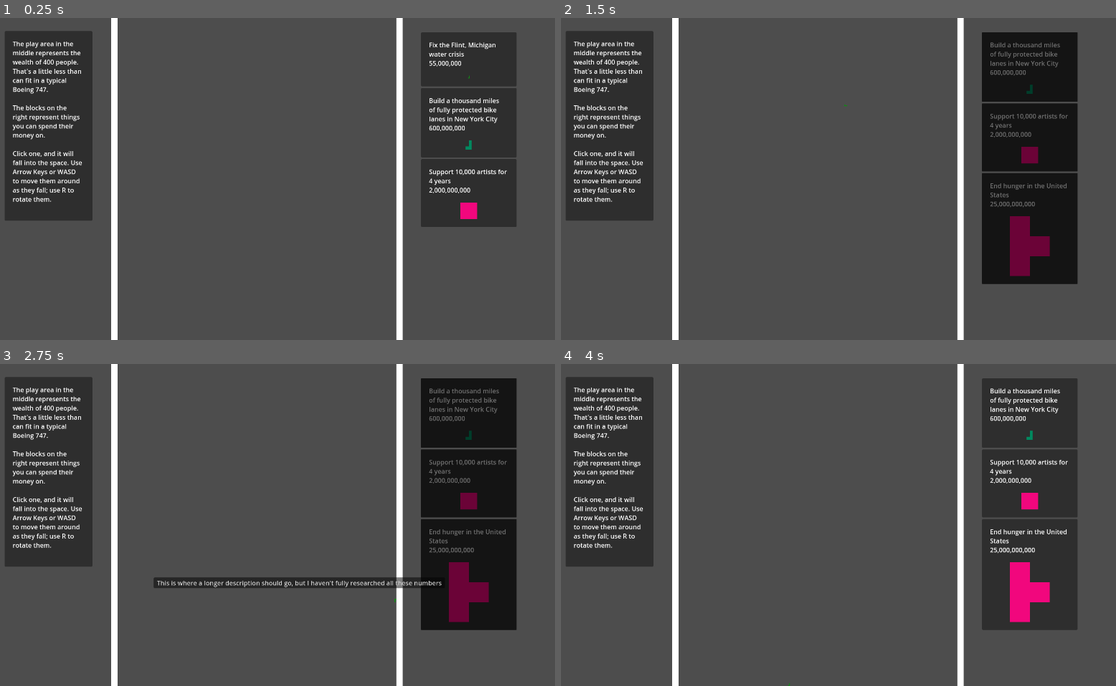
Above: before the commit, frames 1-4 (two rows, left to right).
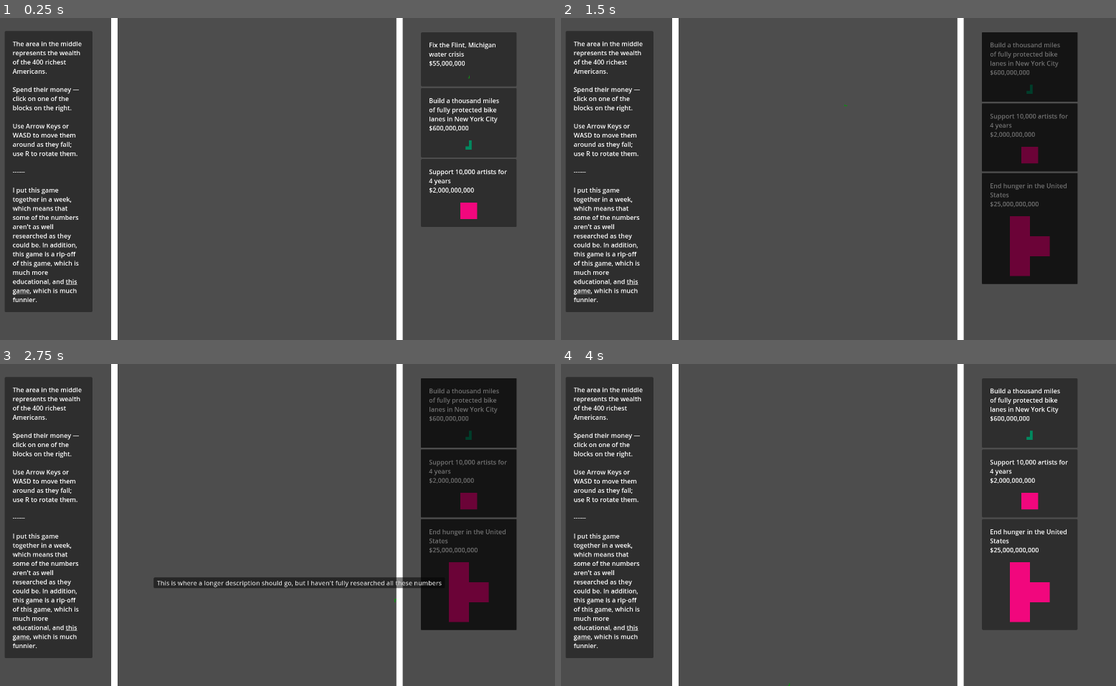
Above: after the commit, the same moments.

Repository: kksgandhi/other-peoples-money
Game: Godot game, scene res://scenes/game.tscn
The game is run twice, just before and just after one commit, with the same random seed, the same clock (stepped at 60 frames per second) and the same inputs.
Inputs (mouse positions are in pixels of both pictures, inside the frame that each line leads up to):
- Up to frame 1 (0.25 s): no input
- Up to frame 2 (1.5 s): click (1027, 59) at 0.52 s; tap Enter at 1.25 s; move the mouse to (810, 243) at 1.27 s; hold Right (right) from 1.28 s (still down); tap S (rotate) at 1.35 s; click (810, 243) at 1.42 s
- Up to frame 3 (2.75 s): keep holding Right (right); tap Space at 2 s; move the mouse to (449, 573) at 2.02 s; tap S (rotate) at 2.1 s
- Up to frame 4 (4 s): move the mouse to (666, 476) at 2.77 s; release Right (right) at 2.78 s; hold Left (left) from 2.78 s (still down); tap S (rotate) at 2.85, 3.6 s; move the mouse to (866, 525) at 3.52 s; click (866, 525) at 3.67 s

The runs differ from the first frame. In frame 1, 6.3% of the frame differs, in the area x 0-86%, y 7-92%; in frame 2, 6.3%; in frame 3, 6.3%; in frame 4, 6.3%, in the area x 0-87%, y 7-92%.

Commit message:
textual changes

Diff:
--- a/scenes/game.gd
+++ b/scenes/game.gd
@@ -109,6 +109,7 @@
     desired_offset = max(desired_offset, %Top.position.y - %Top.scale.y / 2)
     if not has_leftsidebar_animation_played and desired_offset == %Top.position.y - %Top.scale.y / 2:
       %LeftSideBarAnimationPlayer.play("fade_left_texts")
+      %LeftSideBarEndText.visible = true
       has_leftsidebar_animation_played = true
 
     %SpawnLocation.position.y = %OriginalSpawnLocation.position.y + desired_offset
@@ -124,5 +125,12 @@
   %LeftSideBarEndText.text = original_leftsidebar_end_text + " Each of our original 400 richest americans still has (on …(194 unchanged characters)…
 
 func handle_debug():
+  %LeftSideBarEndText.visible = true
   %LeftSideBarAnimationPlayer.play("fade_left_texts")
+  # %LeftSideBarText.visible=true
   pass
+
+
+func _on_left_side_bar_text_meta_clicked(meta):
+  print(meta)
+  OS.shell_open(str(meta))
--- a/scenes/game.tscn
+++ b/scenes/game.tscn
@@ -4,6 +4,33 @@
 [ext_resource type="Texture2D" uid="uid://7htmx1ae8i1d" path="res://assets/images/1x1_white.png" id="1_5gkvc"]
 [ext_resource type="PackedScene" uid="uid://c7ehiibfu2wfs" path="res://scenes/walls/wall.tscn" id="3_r4ug3"]
 [ext_resource type="PackedScene" uid="uid://dcwfbqpcamdy7" path="res://scenes/walls/top.tscn" id="4_ut730"]
+
+[sub_resource type="Animation" id="Animation_mhut5"]
+length = 0.001
+tracks/0/type = "value"
+tracks/0/imported = false
+tracks/0/enabled = true
+tracks/0/path = NodePath(".:modulate")
+tracks/0/interp = 1
+tracks/0/loop_wrap = true
+tracks/0/keys = {
+"times": PackedFloat32Array(0),
+"transitions": PackedFloat32Array(1),
+"update": 0,
+"values": [Color(1, 1, 1, 0)]
+}
+tracks/1/type = "value"
+tracks/1/imported = false
+tracks/1/enabled = true
+tracks/1/path = NodePath("../LeftSideBarText:modulate")
+tracks/1/interp = 1
+tracks/1/loop_wrap = true
+tracks/1/keys = {
+"times": PackedFloat32Array(0),
+"transitions": PackedFloat32Array(1),
+"update": 0,
+"values": [Color(1, 1, 1, 1)]
+}
 
 [sub_resource type="Animation" id="Animation_iqrlk"]
 resource_name = "fade_left_texts"
@@ -31,33 +58,6 @@
 "transitions": PackedFloat32Array(1, 1),
 "update": 0,
 "values": [Color(1, 1, 1, 1), Color(1, 1, 1, 0)]
-}
-
-[sub_resource type="Animation" id="Animation_mhut5"]
-length = 0.001
-tracks/0/type = "value"
-tracks/0/imported = false
-tracks/0/enabled = true
-tracks/0/path = NodePath(".:modulate")
-tracks/0/interp = 1
-tracks/0/loop_wrap = true
-tracks/0/keys = {
-"times": PackedFloat32Array(0),
-"transitions": PackedFloat32Array(1),
-"update": 0,
-"values": [Color(1, 1, 1, 0)]
-}
-tracks/1/type = "value"
-tracks/1/imported = false
-tracks/1/enabled = true
-tracks/1/path = NodePath("../LeftSideBarText:modulate")
-tracks/1/interp = 1
-tracks/1/loop_wrap = true
-tracks/1/keys = {
-"times": PackedFloat32Array(0),
-"transitions": PackedFloat32Array(1),
-"update": 0,
-"values": [Color(1, 1, 1, 1)]
 }
 
 [sub_resource type="AnimationLibrary" id="AnimationLibrary_twwo8"]
@@ -158,17 +158,21 @@
 unique_name_in_owner = true
 custom_minimum_size = Vector2(180, 0)
 layout_mode = 2
-text = "The play area in the middle represents the wealth of 400 people. That's a little less than can fit in a typical Boeing 747.
+bbcode_enabled = true
+text = "The area in the middle represents the wealth of the 400 richest Americans.
 
-The blocks on the right represent things you can spend their money on.
+Spend their money — click on one of the blocks on the right.
 
-Click one, and it will fall into the space. Use Arrow Keys or WASD to move them around as they fall; use R to rotate them.
+Use Arrow Keys or WASD to move them around as they fall; use R to rotate them.
 
-"
+------
+
+I put this game together in a week, which means that some of the numbers aren't as well researched as they could be. In addition, this game is a rip-off of [url=https://mkorostoff.github.io/1-pixel-wealth/]this game[/url], which is much more educational, and [url=https://direkris.itch.io/you-are-jeff-bezos]this game[/url], which is much funnier."
 fit_content = true
 
 [node name="LeftSideBarEndText" type="RichTextLabel" parent="CameraStuff/MainCamera/LeftSideBar/MarginContainer"]
 unique_name_in_owner = true
+visible = false
 modulate = Color(1, 1, 1, 0)
 custom_minimum_size = Vector2(180, 0)
 layout_mode = 2
@@ -191,3 +195,5 @@
 [node name="OriginalCameraDestination" type="Marker2D" parent="CameraStuff"]
 unique_name_in_owner = true
 position = Vector2(720, 405)
+
+[connection signal="meta_clicked" from="CameraStuff/MainCamera/LeftSideBar/MarginContainer/LeftSideBarText" to="." method="_on_left_side_bar_text_meta_clicked"]
--- a/scenes/tetrominos/tetro_choice_item.gd
+++ b/scenes/tetrominos/tetro_choice_item.gd
@@ -15,7 +15,7 @@
   tetromino_information.sprite = tetromino_texture
   %TetrominoTitle.clear()
   %TetrominoTitle.append_text(tetromino_information.title)
-  %TetrominoTitle.append_text("\n")
+  %TetrominoTitle.append_text("\n$")
   %TetrominoTitle.append_text(Globals.comma_sep(tetromino_information.cost * 1000))
   var color_choice = colors[rng.randi() % colors.size()]
   %TetrominoIcon.modulate = Color(color_choice)
